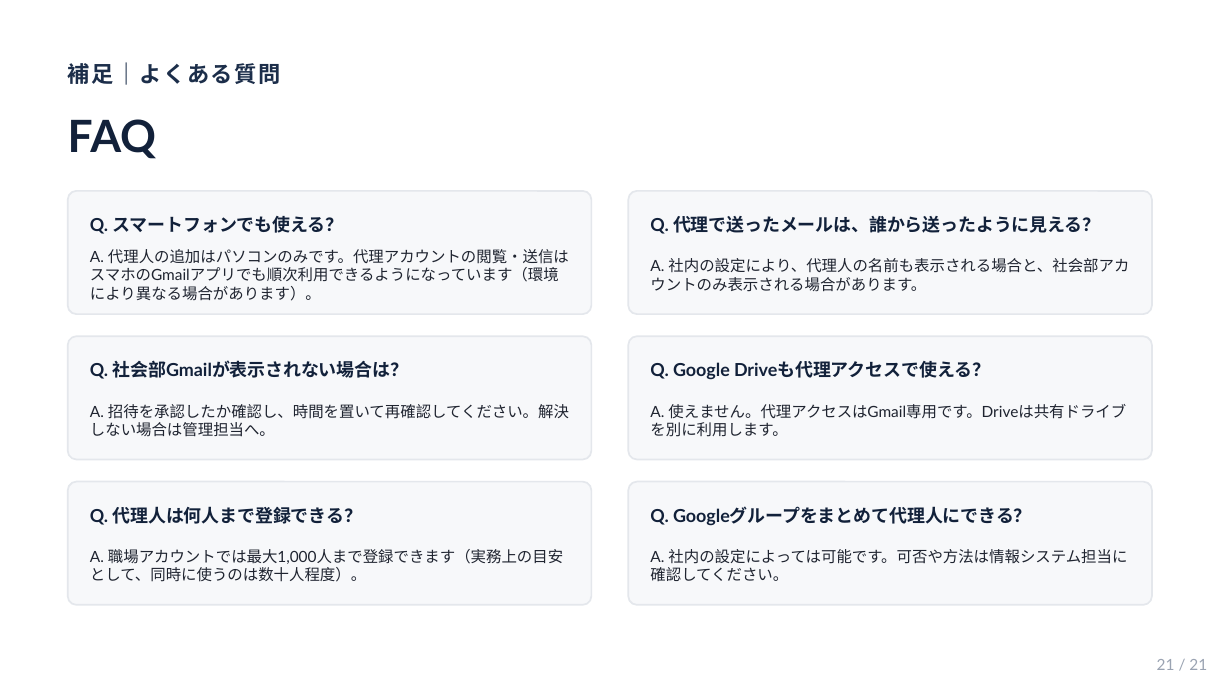
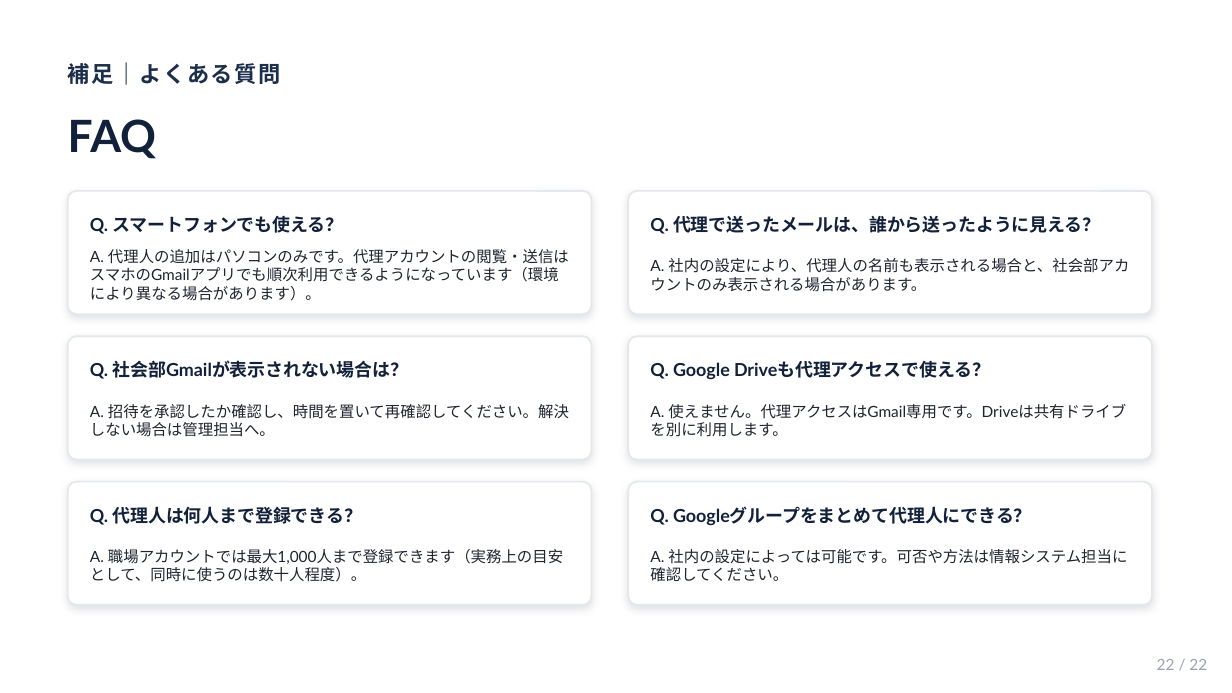
Before and after one commit to hiro-gif0/takubo, a slide deck: slide 22 of gmail-delegation-slides/gmail-delegation-explainer.pptx (slide 21 before the commit). Drawn at 1232x693 pixels with LibreOffice and Linux fonts; fonts in the diff are those of the drawing. Boxes give left, top, right and bottom in pixels: in the first picture for what was removed or moved away, otherwise in the second. Text is boxed around its words. In the diff, an @@ line names an element or a change of style, - is before the commit and + after.

```diff
--- a/gmail-delegation-slides/gmail-delegation-explainer.pptx
+++ b/gmail-delegation-slides/gmail-delegation-explainer.pptx
@@ fill #F7F8FA to #FFFFFF; shadow on in 6 elements at <box>68,191,591,314</box>, <box>628,191,1152,314</box>, <box>68,336,591,460</box>, <box>628,336,1152,460</box>, <box>68,482,591,605</box>, <box>628,482,1152,605</box> @@
@@ text at <box>1157,659,1207,670</box>: text changed @@
-21 / 21
+22 / 22
```
Also in this commit, not shown: 19 other slides changed, 2 slides added, 1 slide removed, 29 other files.
